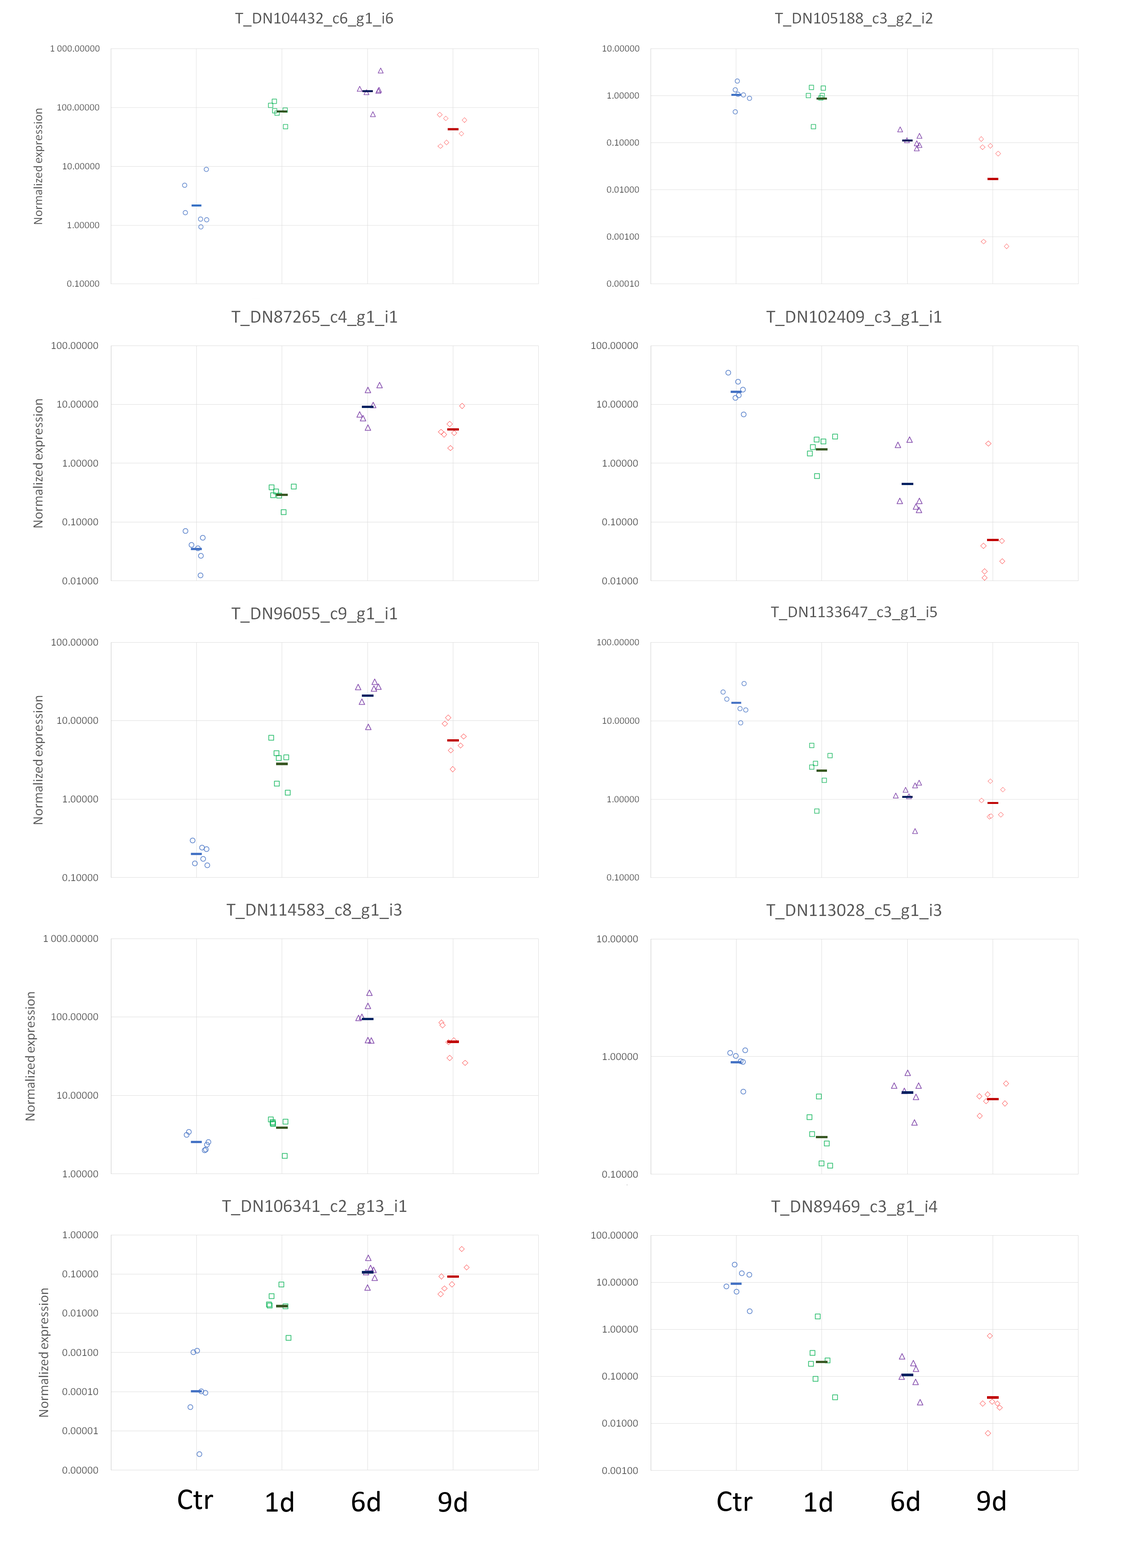
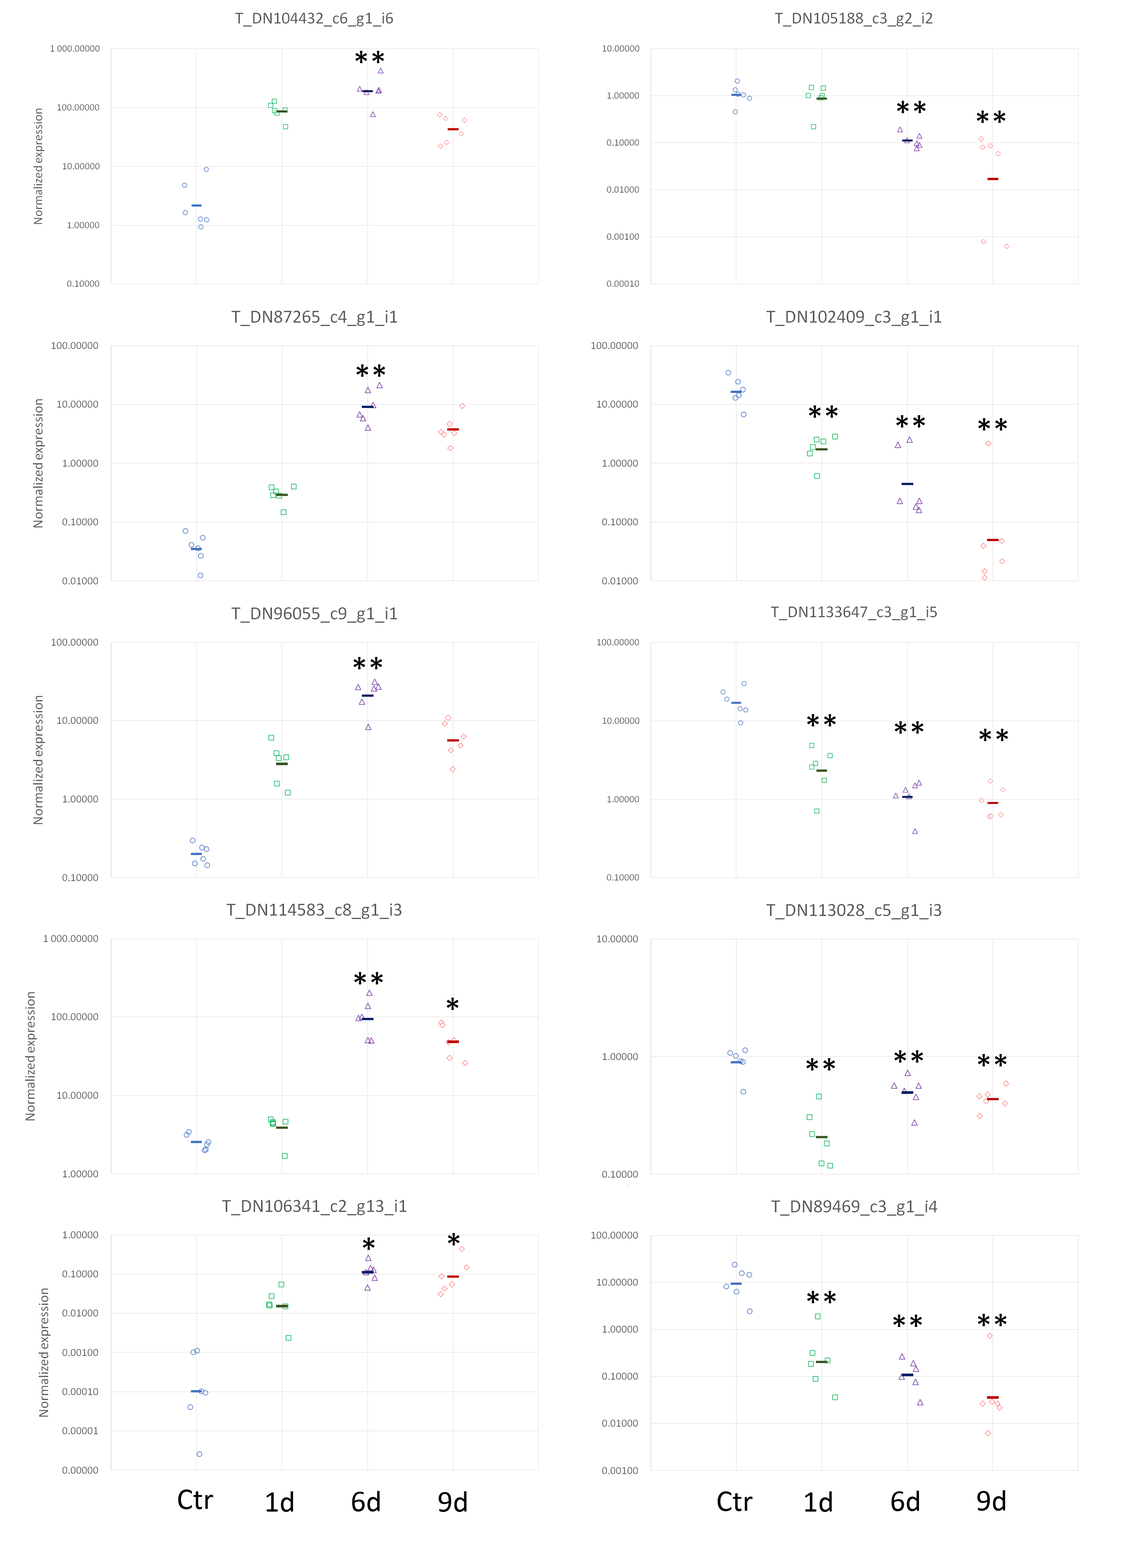
Comparing the layer stacks of the two w=1139, h=1568 images. Changes:
added layer "** #17" above "** #16" over [977, 1313, 1007, 1327]
added layer "** #16" above "** #15" over [893, 1314, 922, 1327]
added layer "** #15" above "** #14" over [806, 1290, 836, 1304]
added layer "** #14" above "** #13" over [979, 728, 1008, 742]
added layer "** #13" above "** #12" over [894, 721, 924, 734]
added layer "** #12" above "** #11" over [806, 714, 836, 727]
added layer "** #11" above "** #10" over [977, 1053, 1007, 1067]
added layer "** #10" above "** #9" over [894, 1050, 923, 1063]
added layer "** #9" above "** #8" over [806, 1058, 835, 1071]
added layer "** #8" above "** #7" over [978, 418, 1007, 431]
added layer "** #7" above "** #6" over [896, 415, 925, 428]
added layer "** #6" above "** #5" over [808, 405, 838, 418]
added layer "** #5" above "** #4" over [976, 110, 1006, 123]
added layer "** #4" above "* #2" over [896, 100, 926, 114]
added layer "* #2" above "* #1" over [447, 1232, 460, 1246]
added layer "* #1" above "** #3" over [362, 1237, 375, 1250]
added layer "** #3" above "Wklejona warstwa #9" over [353, 656, 383, 670]
added layer "** #2" above "** #1" over [355, 50, 384, 64]
added layer "** #1" above "*" over [356, 364, 386, 377]
added layer "*" above "**" over [446, 997, 459, 1010]
added layer "**" above "Wklejona warstwa #8" over [354, 972, 383, 985]